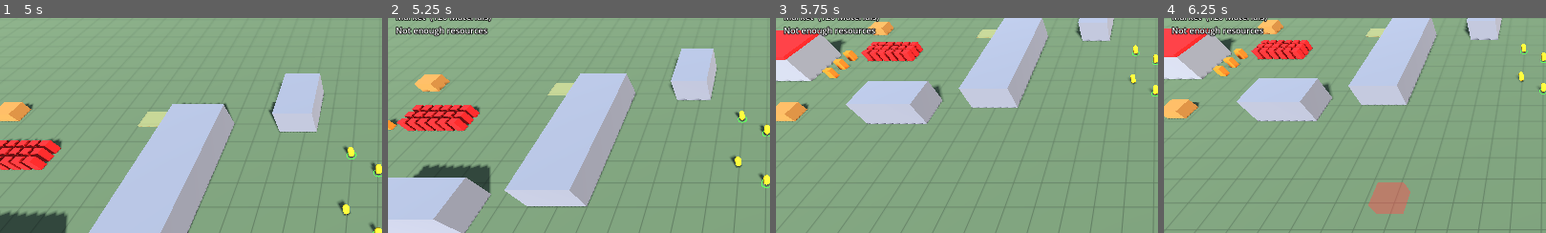
Above: before the commit, frames 1-4 (left to right).
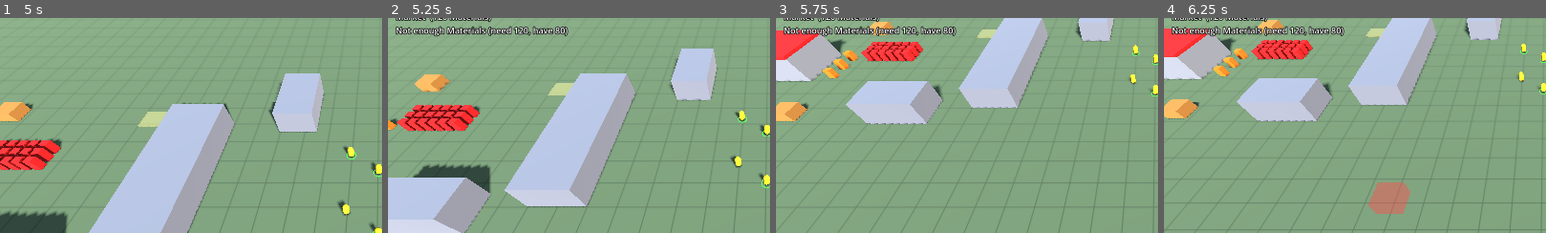
Above: after the commit, the same moments.

Repository: zhqgitc/rtsGameSpike
Game: Godot game, scene res://scenes/main.tscn
The game is run twice, just before and just after one commit, with the same random seed, the same clock (stepped at 60 frames per second) and the same inputs.
Inputs (mouse positions are % of the whole screen's width and height, from its top left):
- Up to frame 1 (5 s): tap Enter at 0.5 s; move the mouse to (72, 45) at 0.52 s; hold D 0.53-1.25 s; tap 1 at 0.6, 2.1, 3.6 s; click (72, 45) at 0.67 s; drag from (30, 55) to (45, 70) at 1.27 s; tap Space at 2 s; move the mouse to (60, 28) at 2.02 s; hold D 2.03-2.75 s; drag from (45, 70) to (20, 35) at 2.77 s; move the mouse to (80, 65) at 3.52 s; hold A 3.53-4.25 s; drag from (20, 35) to (35, 25) at 4.27 s
- Up to frame 2 (5.25 s): move the mouse to (55, 50) at 5.02 s; hold S from 5.03 s (still down); tap 1 at 5.1 s; click (55, 50) at 5.17 s
- Up to frame 3 (5.75 s): keep holding S
- Up to frame 4 (6.25 s): release S at 5.75 s; drag from (35, 25) to (30, 55) at 5.77 s
The pictures show only the part of the screen within x 0-50%, y 12-62%; the shares and areas given below are measured in that part.

Frame 1 is identical in both runs. In frame 2, 0.9% of the frame differs, in the area x 15-48%, y 3-9%; in frame 3, 0.9%; in frame 4, 0.9%.

Commit message:
Show which resource is missing when placing a building
Co-Authored-By: Claude Sonnet 5.5 <noreply@anthropic.com>

Diff:
--- a/scripts/ui/build_placer.gd
+++ b/scripts/ui/build_placer.gd
@@ -115,8 +115,10 @@
 
 
 func _validate() -> String:
-	if not _economy.can_afford(_def.faction, _def.costs):
-		return "Not enough resources"
+	for resource in _def.costs:
+		var have := _economy.amount(_def.faction, resource)
+		if have < _def.costs[resource]:
+			return "Not enough %s (need %d, have %d)" % [String(resource).capitalize(), _def.costs[resource], have]
 	return Placement.check(get_tree(), _def, _position)
 
 
